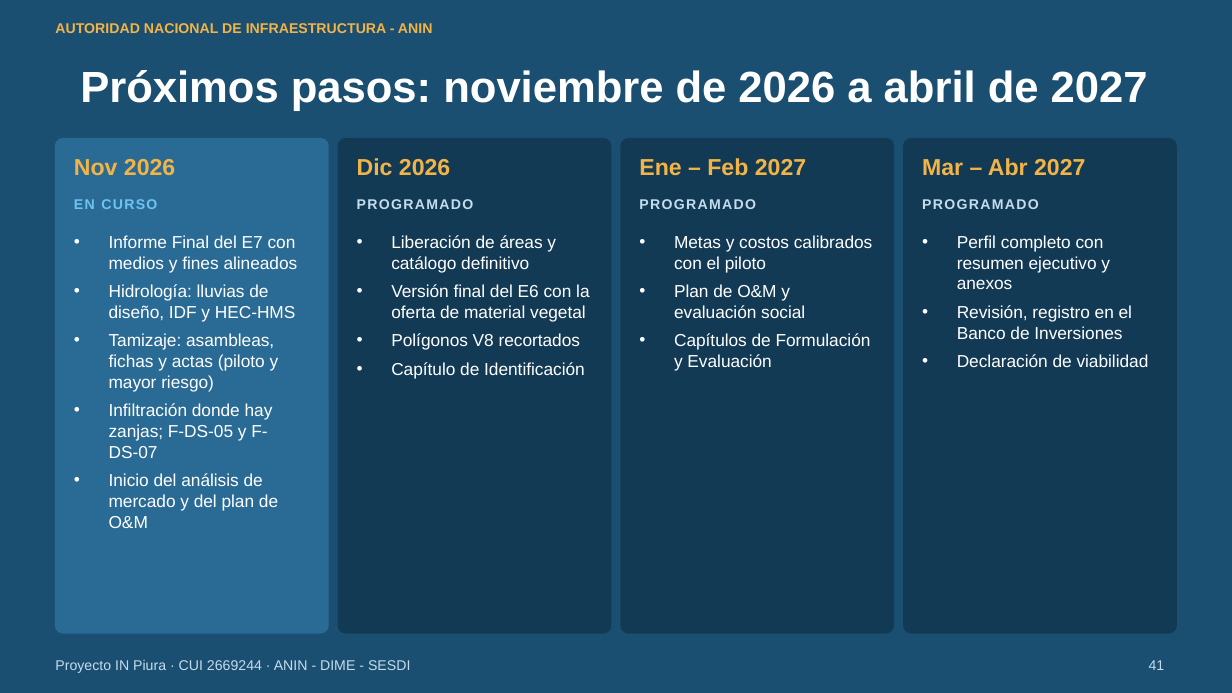
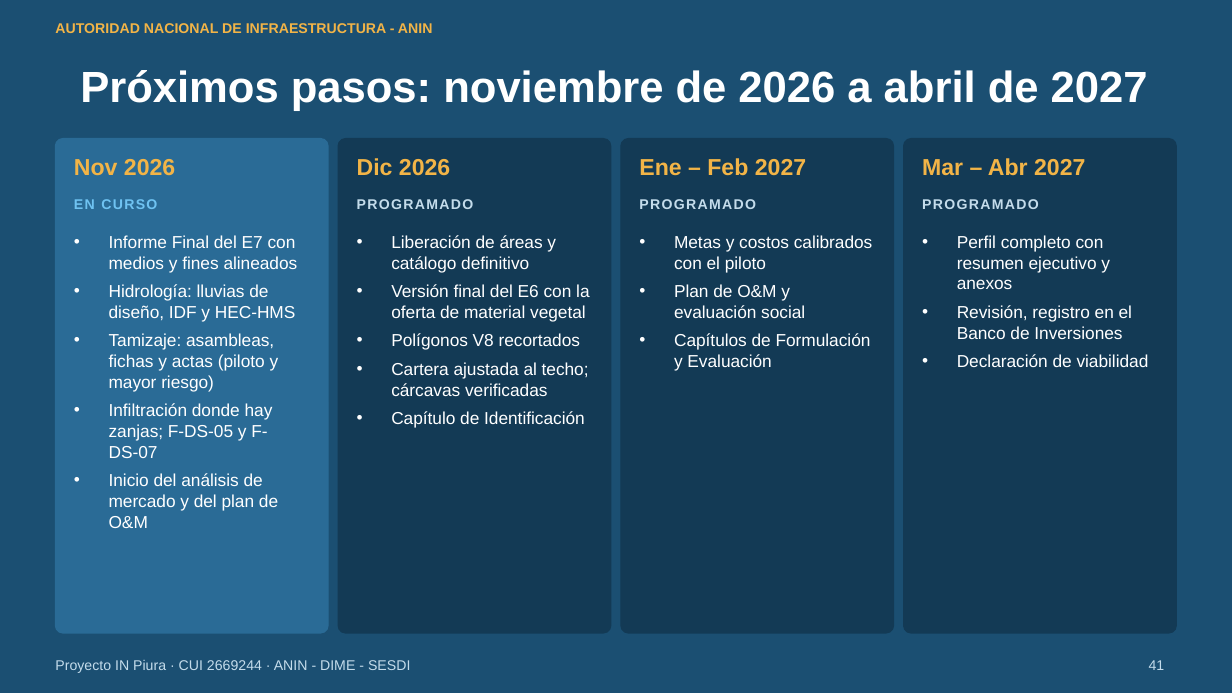
Before and after one commit to salomoncahuas-tech/Salomon1969, a slide deck: slide 41 of presentaciones/avance_perfil_sesdi_2026-11-03/Avance_Perfil_IN_Piura_SESDI_03_noviembre.pptx. Drawn at 1232x693 pixels with LibreOffice and Linux fonts; fonts in the diff are those of the drawing. Boxes give left, top, right and bottom in pixels: in the first picture for what was removed or moved away, otherwise in the second. Text is boxed around its words. In the diff, an @@ line names an element or a change of style, - is before the commit and + after.

```diff
--- a/presentaciones/avance_perfil_sesdi_2026-11-03/Avance_Perfil_IN_Piura_SESDI_03_noviembre.pptx
+++ b/presentaciones/avance_perfil_sesdi_2026-11-03/Avance_Perfil_IN_Piura_SESDI_03_noviembre.pptx
@@ text at (391,362,589,396): paragraph added @@
+• Cartera ajustada al techo; cárcavas verificadas
```
Also in this commit, not shown: 10 other slides changed, 3 other files.
